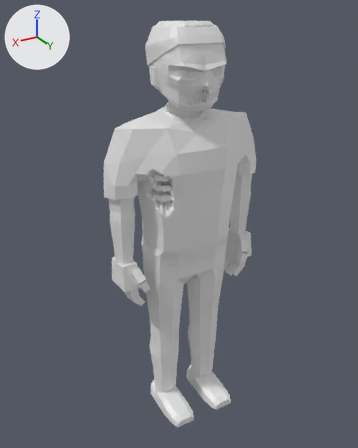
Two versions of the glTF model assets/models/zombie_nurse_m_b2.glb, one commit apart.
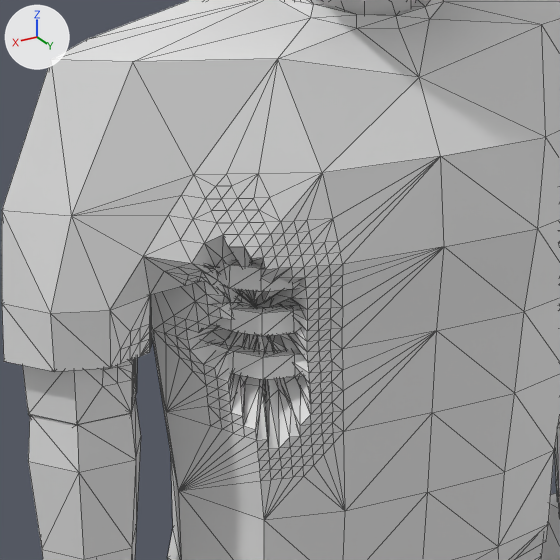
Old and new are each drawn whole from a 50 mm camera at (1.165, 1.888, 1.977) aimed at (0.024, -0.014, 1.026) and again close up on the part from 29% to 64% of the width and 26% to 54% of the height. Arrows for +X, +Y and +Z are at upper left; the lights stay in place. The first two pictures are the older version. The close-ups show mesh edges as thin lines. Vertices at exactly the same position are counted once.

Before the edit, the objects in view are built like this:
```python
me_zombie_nurse_m_b2 = bpy.data.meshes.new('zombie_nurse_m_b2')
me_zombie_nurse_m_b2.from_pydata(...)  # 1897 vertices, 3614 faces; spans x -0.41..0.41, y -0.16..0.22, z 0.0..1.94
ob_zombie_nurse_m_b2 = bpy.data.objects.new('zombie_nurse_m_b2', me_zombie_nurse_m_b2)
ob_zombie_nurse_m_b2.location = (0.0, 0.0, 0.0)
```
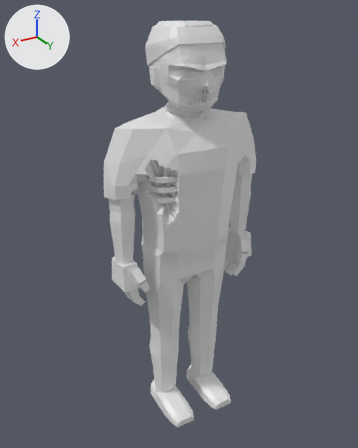
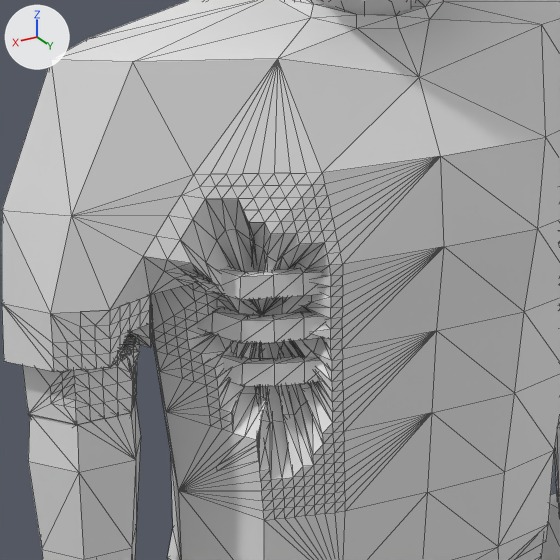
What the commit changed:
me_zombie_nurse_m_b2 is used by ob_zombie_nurse_m_b2; location (0.0, 0.0, 0.0).
me_zombie_nurse_m_b2 had 1897 vertices, 3614 faces and spanned x -0.41..0.41, y -0.16..0.22, z 0.0..1.94.
me_zombie_nurse_m_b2 now has 2096 vertices, 4014 faces and spans x -0.41..0.41, y -0.16..0.22, z 0.0..1.94.
me_zombie_nurse_m_b2 part 1: the loose piece of 32 vertices spanning x 0.08..0.23, y -0.02..0.13, z 1.21..1.24 is copied, and the copy is moved by (-0.01, 0.0, -0.01); it spans x 0.07..0.23, y -0.01..0.13, z 1.2..1.23.
me_zombie_nurse_m_b2 part 2: 36 vertices moved from x 0.13..0.29, y 0.02..0.15, z 1.2..1.35 to x 0.11..0.29, y 0.01..0.13, z 1.22..1.33; 291 vertices removed from x 0.08..0.31, y -0.02..0.15, z 1.12..1.39; 458 vertices added at x 0.08..0.38, y -0.01..0.15, z 1.06..1.42.

Pixel boxes [x1, y1, x2, y2] of what changed, in the close-ups (560 x 560 px; the box of a moved part takes in the faces that stretch with it):
part 1 of me_zombie_nurse_m_b2, added: after [219, 352, 323, 386]
part 2 of me_zombie_nurse_m_b2, moved or reshaped: before [110, 198, 333, 480]; after [2, 59, 443, 560]
